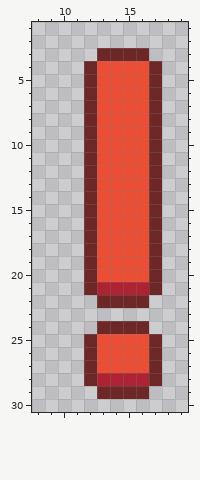
Two states of a pixel-art file, Assets/Sprites/Items/ExclamationMark.ase. This is how it looked before the edit.
32x32 pixels, 1 frame. Shown: x 8..19, y 1..30.
Now the later version:
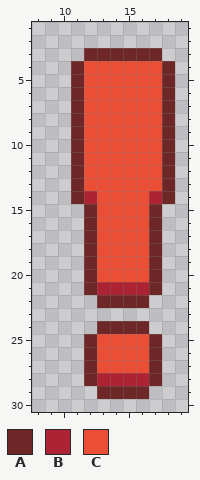
Palette (. is transparent): A #6e2727  B #ae2334  C #ea4f36
Difference:
@@ x 8..19 @@
  2 ............
- 3 .....AAAA...
- 4 ....ACCCCA..
- 5 ....ACCCCA..
- 6 ....ACCCCA..
- 7 ....ACCCCA..
- 8 ....ACCCCA..
- 9 ....ACCCCA..
-10 ....ACCCCA..
-11 ....ACCCCA..
-12 ....ACCCCA..
-13 ....ACCCCA..
-14 ....ACCCCA..
+ 3 ....AAAAAA..
+ 4 ...ACCCCCCA.
+ 5 ...ACCCCCCA.
+ 6 ...ACCCCCCA.
+ 7 ...ACCCCCCA.
+ 8 ...ACCCCCCA.
+ 9 ...ACCCCCCA.
+10 ...ACCCCCCA.
+11 ...ACCCCCCA.
+12 ...ACCCCCCA.
+13 ...ACCCCCCA.
+14 ...ABCCCCBA.
 15 ....ACCCCA..
Pixel boxes of the changes (left, top, right, bottom) in both pictures:
changed: (71, 48, 97, 204)
changed: (149, 48, 175, 204)
